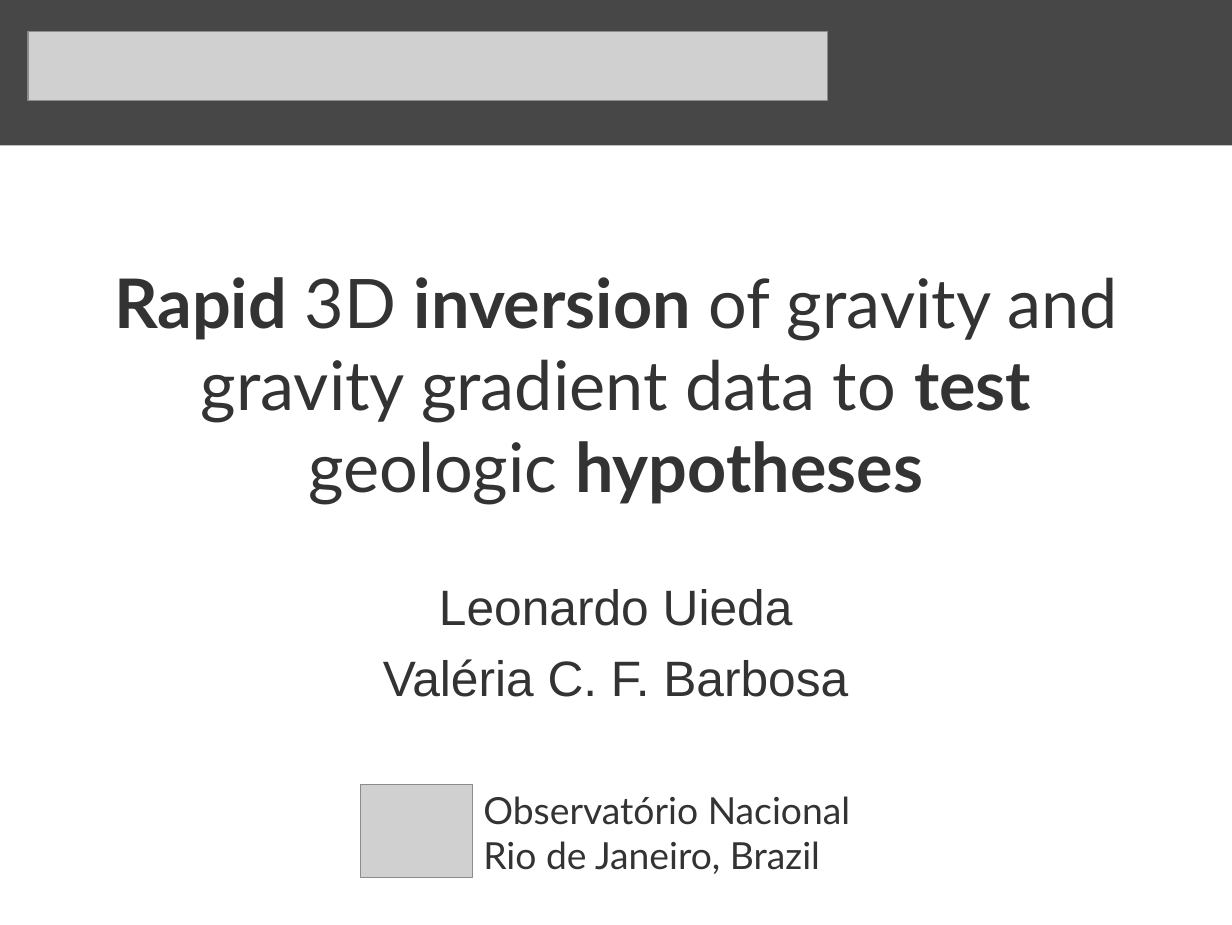
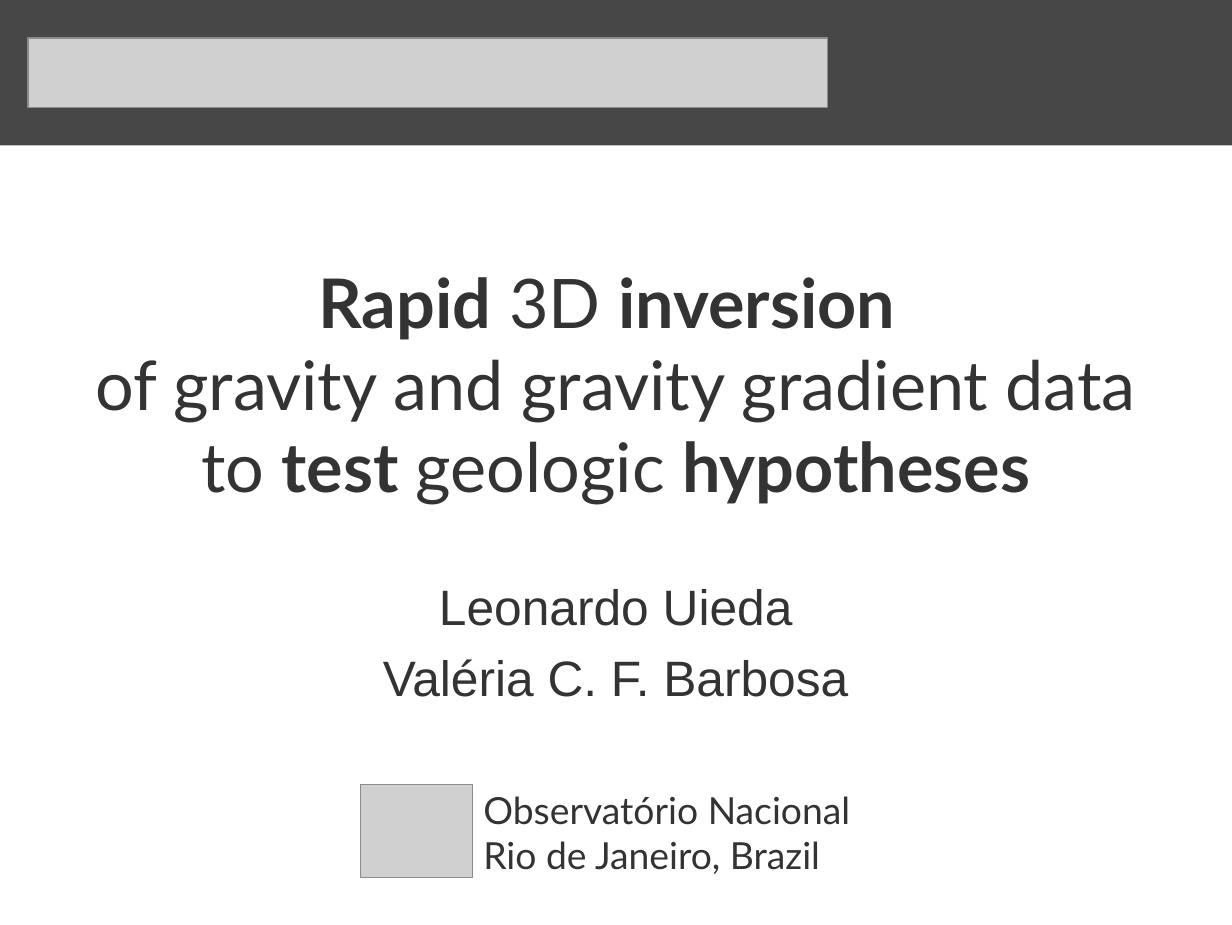
Before and after one commit to leouieda/gghs2012, a slide deck: slide 1 of presentation/uieda_barbosa_iag2012.odp. Drawn at 1232x925 pixels with LibreOffice and Linux fonts; fonts in the diff are those of the drawing; grey boxes stand for pictures; background and template pictures are left out. Boxes give left, top, right and bottom in pixels: in the first picture for what was removed or moved away, otherwise in the second. Text is boxed around its words. In the diff, an @@ line names an element or a change of style, - is before the commit and + after.

```diff
--- a/presentation/uieda_barbosa_iag2012.odp
+++ b/presentation/uieda_barbosa_iag2012.odp
@@ picture: place and size @@
-picture at [28, 31, 827, 101]
+picture at [28, 38, 827, 107]
@@ title "Rapid 3D inversion of gravity ..." rewrapped from [114, 277, 1117, 505] to [95, 277, 1136, 505] @@
```
Also in this commit, not shown: 1 slide added, 3 other files.
